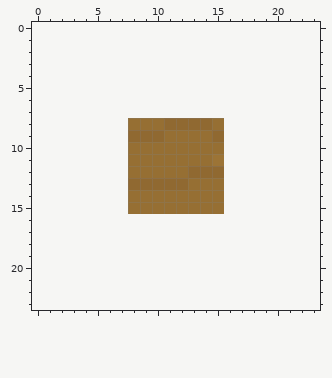
Two versions of one pixel-art file, SpriteSourceFiles/WoodTileset.ase. The picture above was drawn from the file before the commit.
8x8 pixels, 1 frame. Colours within 5 levels of each other are drawn and written as one. The old version is drawn lined up with the new one, on the new canvas.
After:
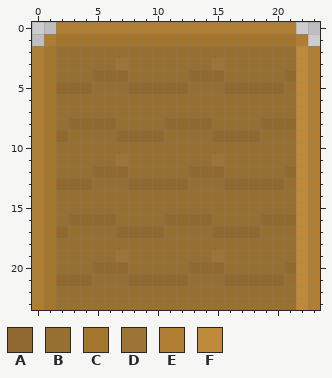
Palette (. is transparent): A #906931  B #966f33  C #a4752d  D #9c7436  E #af7e33  F #be8a3a
Log entry: Made the wood tileset a bit nicer Updated tutorial scene
Difference:
canvas 8x8 -> 24x24, the old top-left corner now at 8,8
Changed rows in their new state; - is an unchanged pixel.
first column x 0:
 0 --EEEEEEEEEEEEEEEEEEEE--
 1 -ECCCCCCCCCCCCCCCCCCCCE-
 2 ECBBBBBBBBBBBBBBBBBBBBFE
 3 ECBBBBBDBBBBBBBDBBBBBBFE
 4 ECBBBAAABBBBBAAABBBBBAFE
 5 ECAAABBBAAAAABBBAAAAABFE
 6 ECBBBBBBBBBBBBBBBBBBBBFE
 7 ECBBBBBBBBBBBBBBBBBBBBFE
 8 ECBAAAAB--------BBBAAAFE
 9 ECABBBBA--------AAABBBFE
10 ECBBBBBB--------BBBBBBFE
11 ECBBBBBD--------BBBBBBFE
12 ECBBBAAA--------BBBBBAFE
13 ECAAABBB--------AAAAABFE
14 ECBBBBBB--------BBBBBBFE
15 ECBBBBBB--------BBBBBBFE
16 ECBAAAABBBBAAAABBBBAAAFE
17 ECABBBBAAAABBBBAAAABBBFE
18 ECBBBBBBBBBBBBBBBBBBBBFE
19 ECBBBBBDBBBBBBBDBBBBBBFE
20 ECBBBAAABBBBBAAABBBBBAFE
21 ECAAABBBAAAAABBBAAAAABFE
22 ECBBBBBBBBBBBBBBBBBBBBFE
23 ECBBBBBBBBBBBBBBBBBBBBFE
